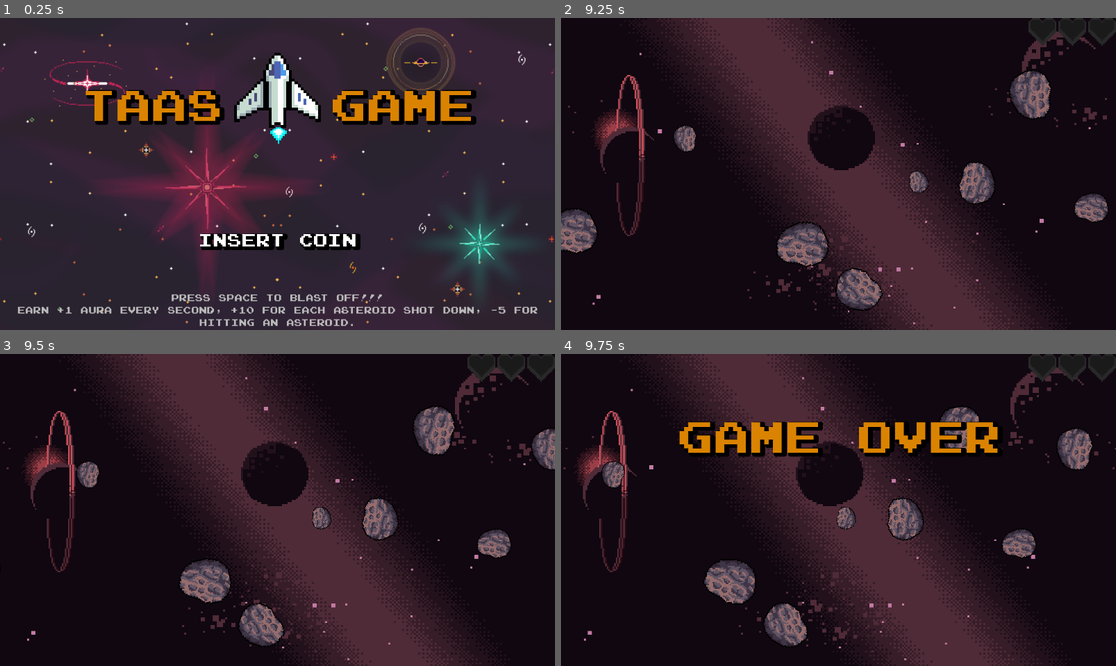
Above: before the commit, frames 1-4 (two rows, left to right).
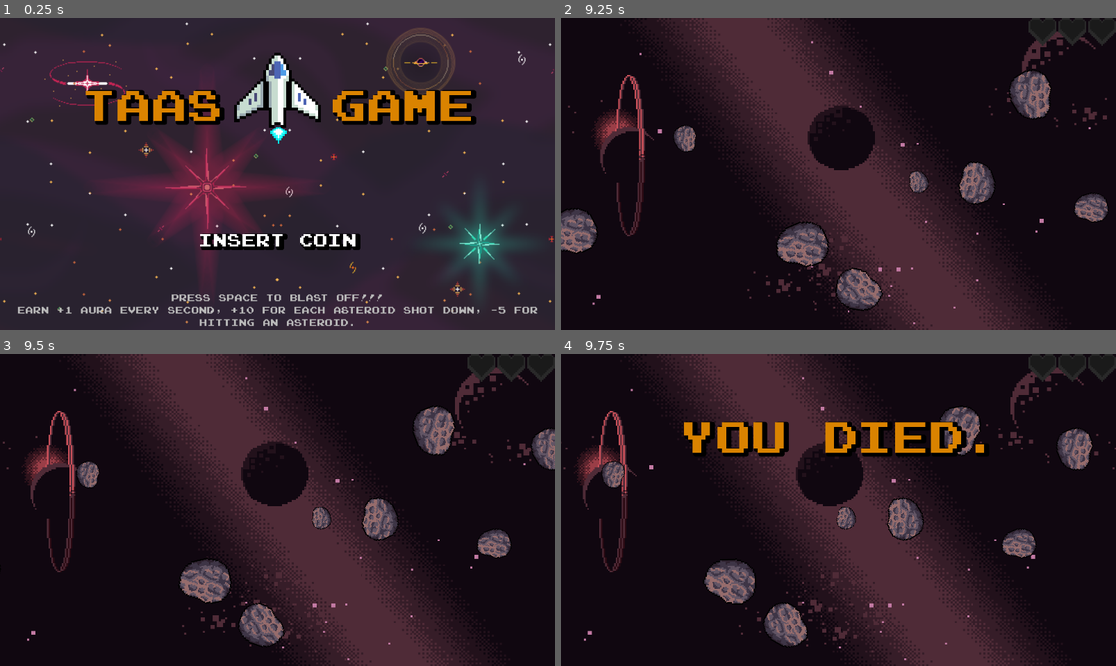
Above: after the commit, the same moments.

Repository: Thapar-Amateur-Astronomers-Society/The-TAAS-Game
Game: Godot game, scene res://scenes/main_menu.tscn
The game is run twice, just before and just after one commit, with the same random seed, the same clock (stepped at 60 frames per second) and the same inputs. Sound files missing from this copy of the repository are replaced by a short silence.
Inputs:
- Up to frame 1 (0.25 s): no input
- Up to frame 2 (9.25 s): tap Space (player_shoot) at 0.5, 1.35, 2.85, 4.35, 5.85, 7.35, 8.85 s; hold Right (player_right) 0.53-1.28 s; hold Space (player_shoot) 0.53-1.28 s; hold Down (player_down) 1.28-2.03 s; hold Right (player_right) 2.03-2.78 s; hold Space (player_shoot) 2.03-2.78 s; hold Up (player_up) 2.78-3.53 s; hold Space (player_shoot) 3.53-4.28 s; hold Left (player_left) 3.53-5.03 s; hold Down (player_down) 5.03-5.78 s; hold Space (player_shoot) 5.03-5.78 s; hold Right (player_right) 5.78-6.53 s; hold Up (player_up) 6.53-7.28 s; hold Space (player_shoot) 6.53-7.28 s; hold Right (player_right) 7.28-8.03 s; hold Down (player_down) 8.03-8.78 s; hold Space (player_shoot) 8.03-8.78 s; hold Left (player_left) from 8.78 s (still down)
- Up to frame 3 (9.5 s): keep holding Left (player_left)
- Up to frame 4 (9.75 s): release Left (player_left) at 9.53 s; hold Up (player_up) from 9.53 s (still down); hold Space (player_shoot) from 9.53 s (still down)

Frames 1-3 are identical in both runs. In frame 4, 3.7% of the frame differs, in the area x 21-80%, y 21-33%.
Error in both runs: Cannot call method 'change_scene_to_file' on a null value. (res://scripts/main_menu.gd:23)

Commit message:
Made game over screen more descriptive.

Diff:
--- a/project.godot
+++ b/project.godot
@@ -21,11 +21,16 @@
 
 Transition="*res://scenes/transition.tscn"
 
+[debug]
+
+settings/stdout/print_fps=true
+
 [display]
 
 window/size/viewport_width=1920
 window/size/viewport_height=1080
 window/size/mode=4
+window/vsync/vsync_mode=0
 
 [editor]
 
--- a/scenes/game_over.tscn
+++ b/scenes/game_over.tscn
@@ -211,6 +211,7 @@
 theme_override_font_sizes/font_size = 60
 
 [node name="gameover" type="Label" parent="VBoxContainer"]
+unique_name_in_owner = true
 layout_mode = 2
 theme_override_colors/font_color = Color(0.854902, 0.513726, 0, 1)
 theme_override_colors/font_shadow_color = Color(0, 0, 0, 1)
--- a/scripts/game.gd
+++ b/scripts/game.gd
@@ -43,7 +43,7 @@
 		%AnimationPlayer.play("blink_fast")
 	if time == 0:
 		%player.queue_free()
-		game_over()
+		game_over(true)
 
 func _on_enemy_killed():
 	score += 10
@@ -60,16 +60,13 @@
 
 
 # func to change scene to game over screen
-func game_over():
+func game_over(congrats : bool = false):
 	$ScoreTimer.stop()
 	$scorebar.visible = false
 	$"bgmusic-player".stop()
 	await $player.tree_exiting
-	_init_go()
-
-
-func _init_go():
 	var game_over_gui = gameOverScene.instantiate()
+	game_over_gui._congrats(congrats)
 	game_over_gui.aura = score
 	get_parent().add_child(game_over_gui)
 
--- a/scripts/game_over.gd
+++ b/scripts/game_over.gd
@@ -1,6 +1,12 @@
 extends Control
 
 @export var aura = 0
+
+func _congrats(val: bool):
+	if val:
+		%gameover.text = "Time Up!"
+	else:
+		%gameover.text = "You Died."
 
 # Called when the node enters the scene tree for the first time.
 func _ready():
